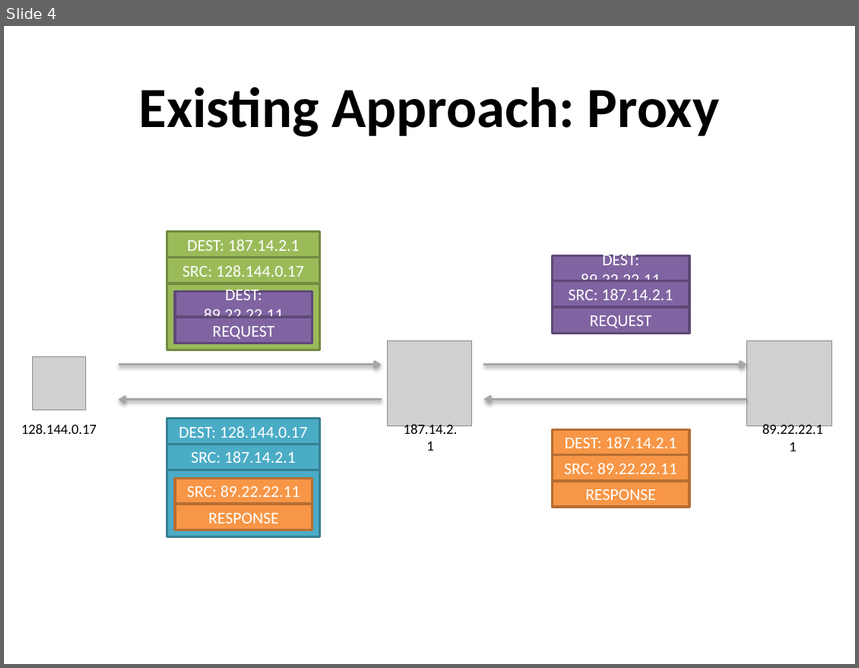
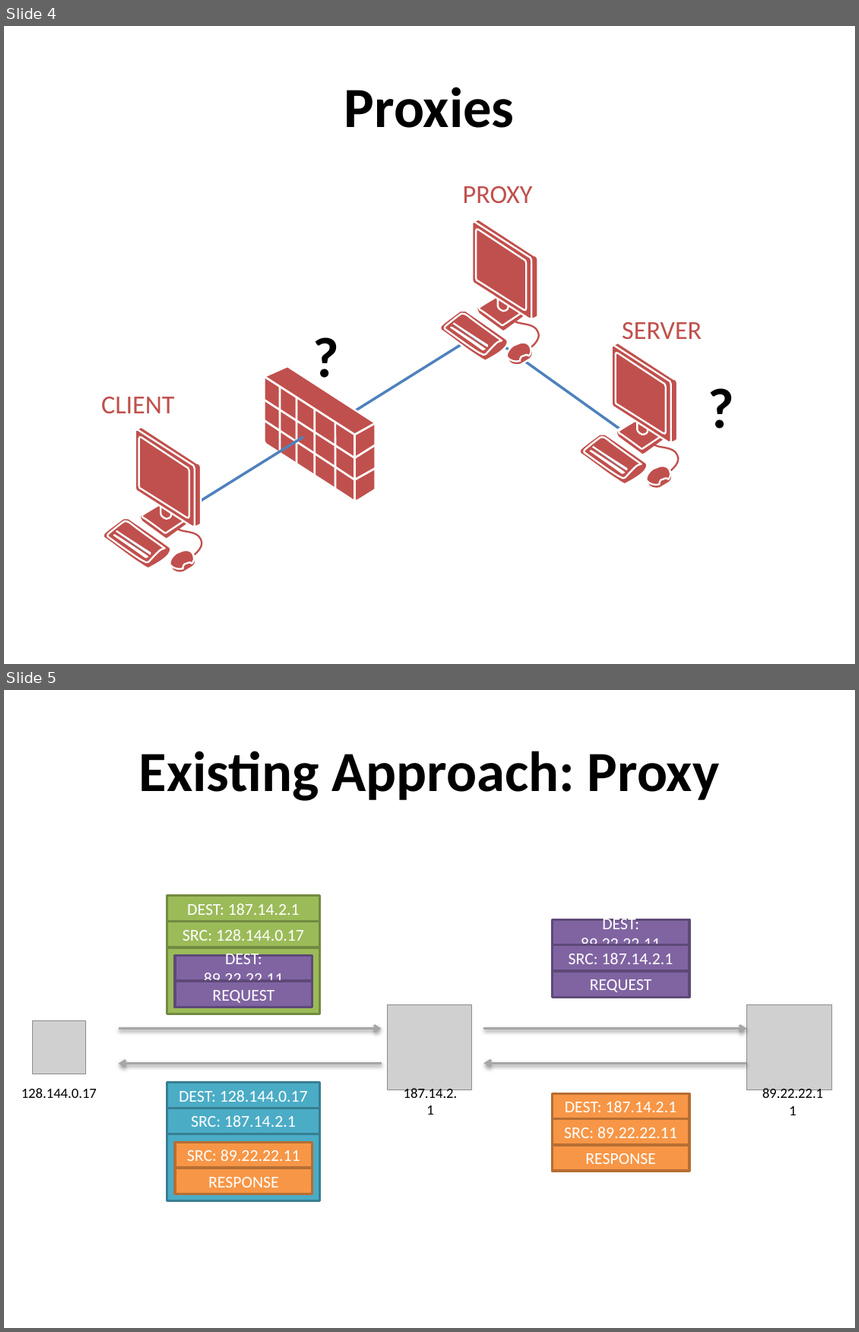
Before and after one commit to nfeltman/XIAnon, a slide deck: Presentation/Anonymity In XIA.pptx. Shown one above the other, each under a label of ours: slide 4 before the commit, slides 4 and 5 after it. The pictures are 859x668 and 859x1332 pixels, drawn with LibreOffice and Linux fonts; fonts in the diff are those of the drawing; grey boxes stand for pictures. Boxes give left, top, right and bottom in pixels: in the first picture for what was removed or moved away, otherwise in the second. Text is boxed around its words. In the diff, an @@ line names an element or a change of style, - is before the commit and + after.

```diff
--- a/Presentation/Anonymity In XIA.pptx
+++ b/Presentation/Anonymity In XIA.pptx
@@ slide 4 added at [4,26,855,664], background #FFFFFF @@
@@ title added at [344,87,515,128], 48 pt, text #000000, bold @@
+Proxies
@@ text added at [463,186,533,203], 22 pt, text #C0504D @@
+PROXY
@@ text added at [288,314,364,396], 48 pt, text #000000, bold @@
+?
@@ line added from (315, 436) to (475, 336), #4F81BD 2.25 pt @@
@@ group added at [439,219,543,366]: 15 freeform shapes @@
@@ text added at [622,322,702,339], 22 pt, text #C0504D @@
+SERVER
@@ line added from (629, 436) to (502, 345), #4F81BD 2.25 pt @@
@@ text added at [683,365,759,447], 48 pt, text #000000, bold @@
+?
@@ text added at [101,397,175,414], 22 pt, text #C0504D @@
+CLIENT
@@ group added at [265,366,375,501]: 5 lines, 4 freeform shapes @@
@@ line added from (169, 521) to (303, 437), #4F81BD 2.25 pt @@
@@ group added at [579,343,683,490]: 15 freeform shapes @@
@@ group added at [103,427,205,574]: 15 freeform shapes @@
@@ what was slide 4 is now slide 5 @@
```
Also in this commit, not shown: 5 slides changed, 4 other slides added, 2 slides removed.
